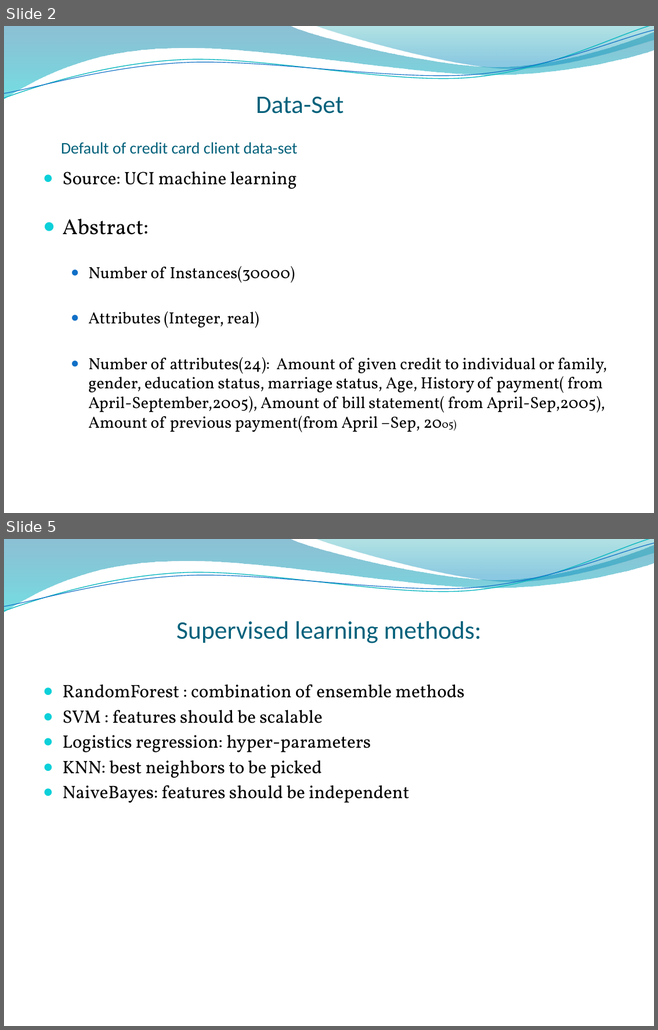
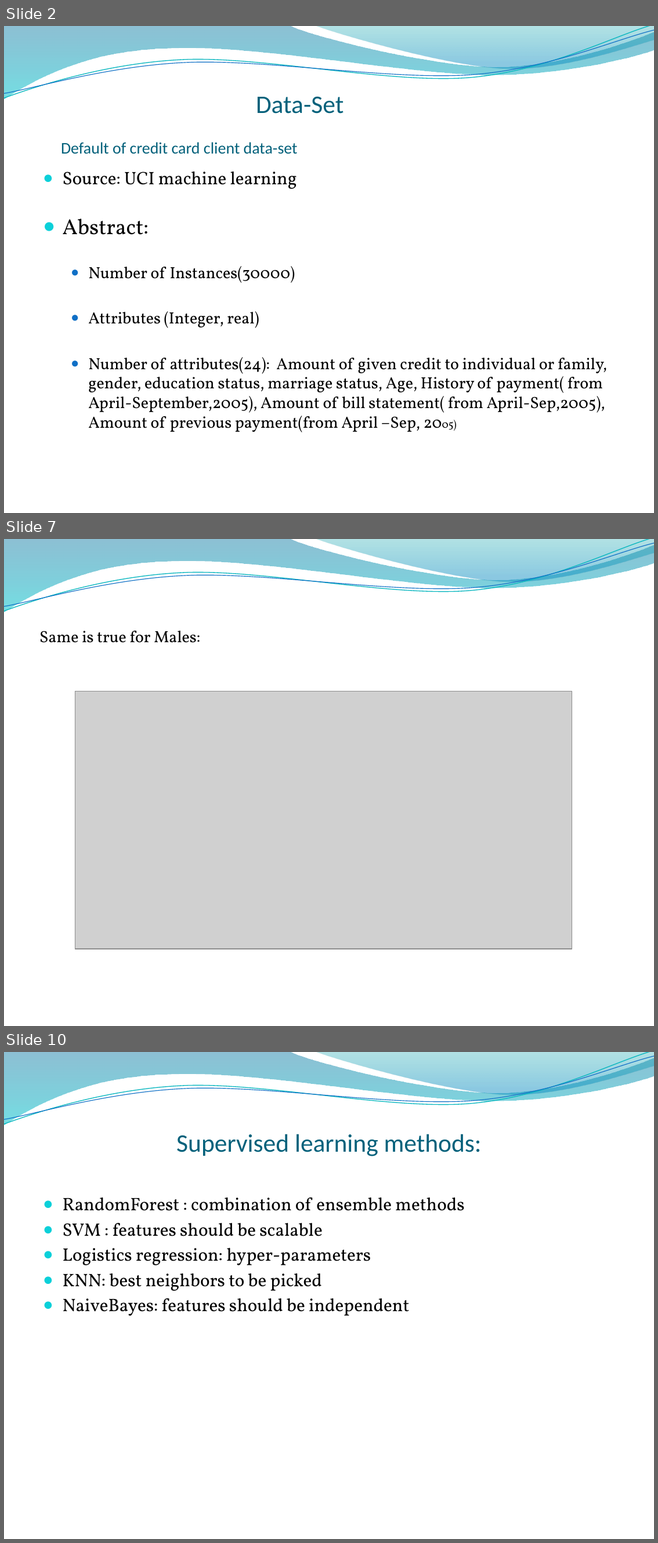
Before and after one commit to singh0021/DataScienceMasters, a slide deck: Capstone/Capstone Project.pptx. Shown one above the other, each under a label of ours: slides 2 and 5 before the commit, slides 2, 7 and 10 after it; the slides between them are not shown. The pictures are 658x1030 and 658x1543 pixels, drawn with LibreOffice and Linux fonts; fonts in the diff are those of the drawing; grey boxes stand for pictures; background and template pictures are left out. Boxes give left, top, right and bottom in pixels: in the first picture for what was removed or moved away, otherwise in the second. Text is boxed around its words. In the diff, an @@ line names an element or a change of style, - is before the commit and + after.

```diff
--- a/Capstone/Capstone Project.pptx
+++ b/Capstone/Capstone Project.pptx
@@ slide 7 added at box(4, 539, 654, 1026), background picture (left out); not listed: 4 template elements that a slide beside it also shows @@
@@ title added at box(39, 631, 200, 643), 18 pt, text #000000 @@
+Same is true for Males:
@@ picture added at box(75, 691, 572, 949) @@
@@ what was slide 5 is now slide 10 @@
```
Also in this commit, not shown: 4 slides changed, 10 other slides added, 6 other files.
